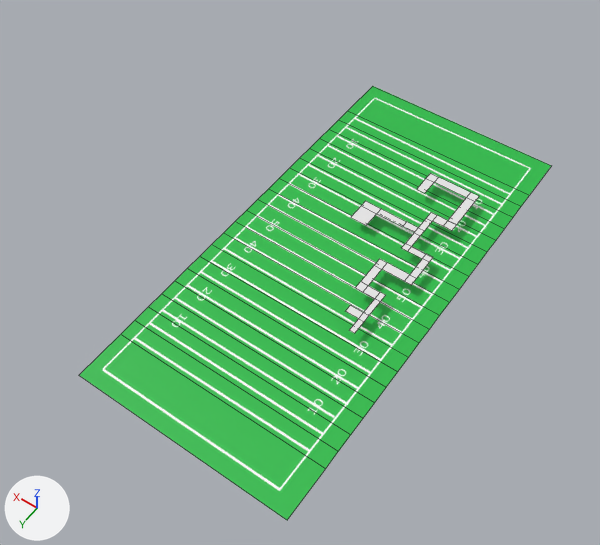
The Blender file files/maze.blend: old version first, new version second.
The view is the same before and after, from a 50 mm camera at (-56.1, 92.1, 133.4) aimed at (3.5, 8.7, 2.3). The lights are fixed; the arrows at lower left show +X, +Y and +Z. Mesh edges are drawn as thin lines.

In view in the first picture: 'ground'.
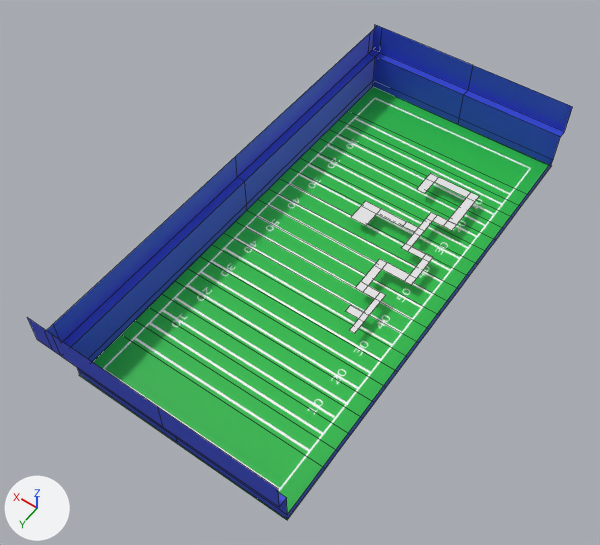
Where the change shows, as pixel boxes [x1, y1, x2, y2] in the pictures (600 x 545 px):
'stadium', added (blue)
    after: [27, 25, 573, 519]

Edits to the bpy script that builds the scene:
```text
Add img_stadium:
    img_stadium = load_image('stadium', 'Stadium.png', 1024, 1024, 'sRGB')
Add mat_material:
    mat_material = principled_material('Material')
    mat_material.texture = img_stadium
Add me_cube:
    me_cube.from_pydata(...)  # 51 vertices, 32 faces; spans x -23.8..29.8, y -53.6..52.6, z 0.0..15.9
    me_cube.materials.append(mat_material)  # picture img_stadium
Add ob_stadium:
    ob_stadium = bpy.data.objects.new('stadium', me_cube)
    ob_stadium.location = (0.0, 0.0, 0.0)
```
